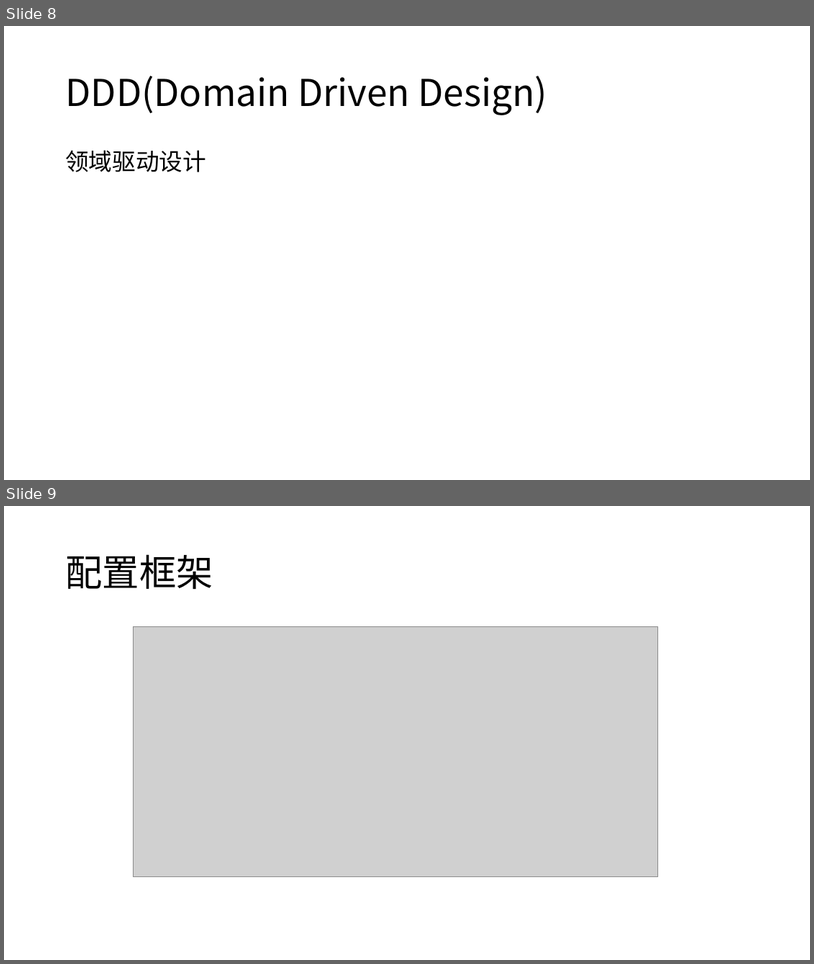
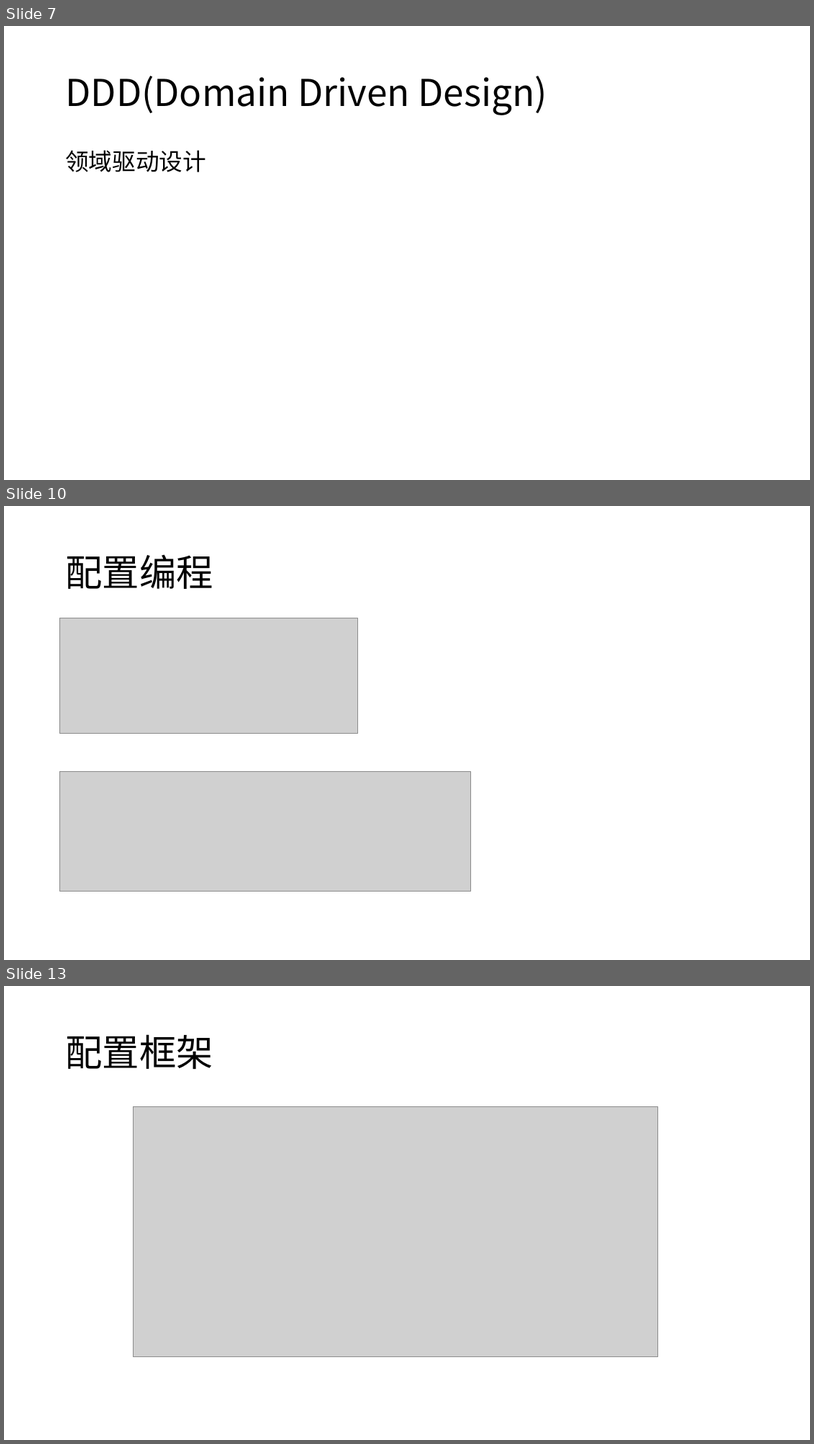
Before and after one commit to DarkRogerZz/TestCore, a slide deck: Word/.NET Core核心基础知识内容.pptx. Shown one above the other, each under a label of ours: slides 8 and 9 before the commit, slides 7, 10 and 13 after it; the slides between them are not shown. The pictures are 814x964 and 814x1444 pixels, drawn with LibreOffice and Linux fonts; fonts in the diff are those of the drawing; grey boxes stand for pictures. Boxes give left, top, right and bottom in pixels: in the first picture for what was removed or moved away, otherwise in the second. Text is boxed around its words. In the diff, an @@ line names an element or a change of style, - is before the commit and + after.

```diff
--- a/Word/.NET Core核心基础知识内容.pptx
+++ b/Word/.NET Core核心基础知识内容.pptx
@@ slide 10 added at [4, 506, 810, 960], background #FFFFFF @@
@@ title added at [65, 554, 213, 589], 44 pt, text #000000 @@
+配置编程
@@ picture added at [59, 618, 358, 734] @@
@@ picture added at [59, 771, 471, 890] @@
@@ what was slide 8 is now slide 7 @@
@@ what was slide 9 is now slide 13 @@
```
Also in this commit, not shown: 3 slides changed, 16 other slides added, 8 other files.
